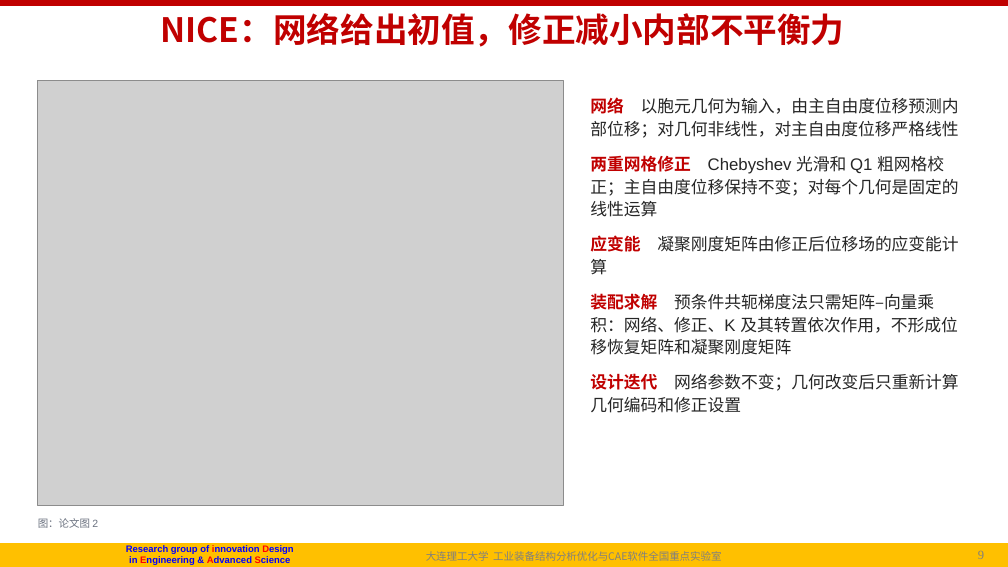
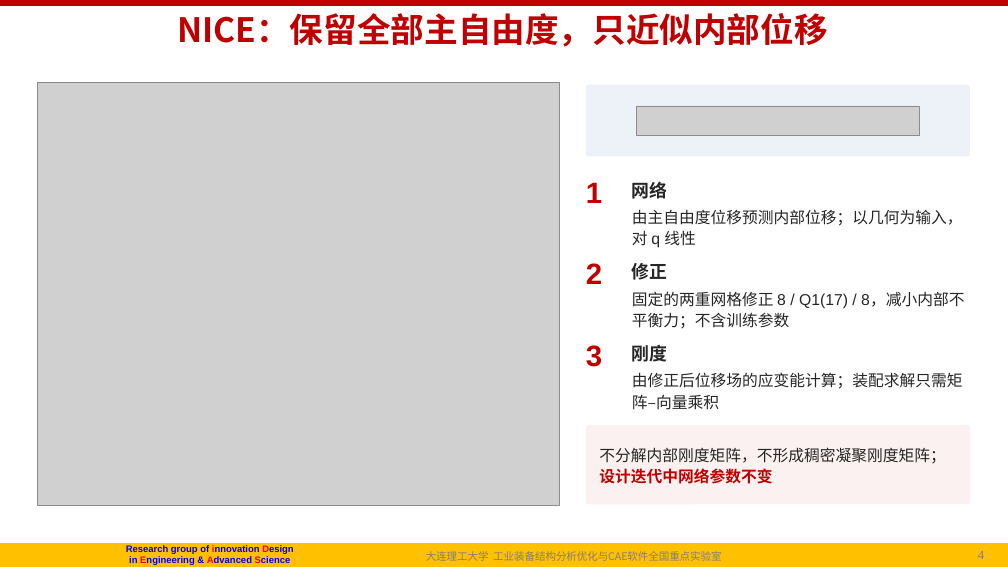
Before and after one commit to fanzhirui1004-source/curly-octo-goggles, a slide deck: slide 4 of docs/followup/talk/P1_NICE_组会汇报_20261014.pptx (slide 9 before the commit). Drawn at 1008x567 pixels with LibreOffice and Linux fonts; fonts in the diff are those of the drawing; grey boxes stand for pictures; background and template pictures are left out. Boxes give left, top, right and bottom in pixels: in the first picture for what was removed or moved away, otherwise in the second. Text is boxed around its words. In the diff, an @@ line names an element or a change of style, - is before the commit and + after.

```diff
--- a/docs/followup/talk/P1_NICE_组会汇报_20261014.pptx
+++ b/docs/followup/talk/P1_NICE_组会汇报_20261014.pptx
@@ title at [177,13,827,47]: text changed @@
-NICE：网络给出初值，修正减小内部不平衡力
+NICE：保留全部主自由度，只近似内部位移
@@ rounded rectangle added at [586,85,970,157], fill #EDF2F8 @@
@@ text removed at [590,95,959,413] @@
-网络 以胞元几何为输入，由主自由度位移预测内部位移；对几何非线性，对主自由度位移严格线性
-两重网格修正 Chebyshev 光滑和 Q1 粗网格校正；主自由度位移保持不变；对每个几何是固定的线性运算
-应变能 凝聚刚度矩阵由修正后位移场的应变能计算
-装配求解 预条件共轭梯度法只需矩阵–向量乘积：网络、修正、K 及其转置依次作用，不形成位移恢复矩阵和凝聚刚度矩阵
-设计迭代 网络参数不变；几何改变后只重新计算几何编码和修正设置
@@ picture added at [637,106,920,135] @@
@@ text added at [586,182,602,203], 28 pt, text #C00000, bold @@
+1
@@ text added at [632,182,668,199], 17 pt, text #262626, bold @@
+网络
@@ text added at [632,209,963,248], 15 pt, text #262626 @@
+由主自由度位移预测内部位移；以几何为输入，对 q 线性
@@ text added at [586,263,602,284], 28 pt, text #C00000, bold @@
+2
@@ text added at [632,263,668,280], 17 pt, text #262626, bold @@
+修正
@@ text added at [632,292,964,329], 15 pt, text #262626 @@
+固定的两重网格修正 8 / Q1(17) / 8，减小内部不平衡力；不含训练参数
@@ text added at [586,345,602,367], 28 pt, text #C00000, bold @@
+3
@@ text added at [632,345,668,362], 17 pt, text #262626, bold @@
+刚度
@@ text added at [632,372,963,410], 15 pt, text #262626 @@
+由修正后位移场的应变能计算；装配求解只需矩阵–向量乘积
@@ rounded rectangle added at [586,425,970,504], fill #FBF1F1 @@
@@ text added at [599,447,945,484], 15 pt, text #262626 @@
+不分解内部刚度矩阵，不形成稠密凝聚刚度矩阵；设计迭代中网络参数不变
@@ text removed at [38,518,98,528] @@
-图：论文图 2
@@ page number at [974,551,1000,559]: text changed @@
-9/31
+4/14
@@ page number at [978,551,984,559]: text changed @@
-9
+4
```
Also in this commit, not shown: 8 other slides changed, 4 slides added, 21 slides removed, 1 other file.
